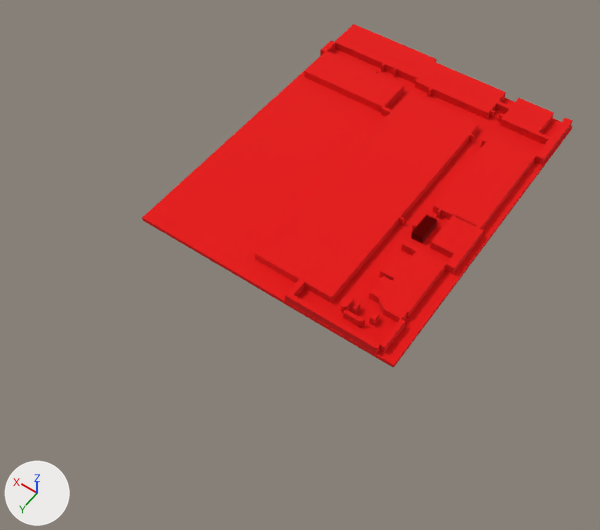
Renders of the glTF model public/models/school_cblock.hitboxes.glb from each side of a commit.
Before and after are seen from a camera (50 mm lens) standing at (-4.9, 152.5, 138.2) and looking at (61.0, 60.3, -6.7). The lights are fixed; the arrows at lower left show +X, +Y and +Z. Where no turn or scale is listed for an object, it has been applied to the vertices. Vertices at the same position are counted once.

Before the edit, the objects in view are built like this:
```python
me_cube_051 = bpy.data.meshes.new('Cube.051')
me_cube_051.from_pydata(...)  # a box spanning x 29.0..94.0, y -8.4..74.0, z -1.0..0.0
me_cube_051.materials.append(mat_hbmat_c)  # red #e70200
me_cube_202 = bpy.data.meshes.new('Cube.202')
me_cube_202.from_pydata(...)  # a box spanning x 47.1..66.5, y 5.9..68.9, z 0.0..2.0
me_cube_202.materials.append(mat_hbmat_c)  # red #e70200
me_cube_206 = bpy.data.meshes.new('Cube.206')
me_cube_206.from_pydata(...)  # a box spanning x 69.0..92.5, y 4.3..14.3, z 0.0..2.0
me_cube_206.materials.append(mat_hbmat_c)  # red #e70200
ob_c_ground_hitbox_invisible_004 = bpy.data.objects.new('c_ground_hitbox_invisible.004', me_cube_202)
ob_c_ground_hitbox_invisible_004.location = (0.0, 0.0, 0.0)
ob_c_ground_hitbox_invisible_008 = bpy.data.objects.new('c_ground_hitbox_invisible.008', me_cube_206)
ob_c_ground_hitbox_invisible_008.location = (0.0, 0.0, 0.0)
ob_c_groundfloor_floor_invisible = bpy.data.objects.new('c_groundfloor_floor_invisible', me_cube_051)
ob_c_groundfloor_floor_invisible.location = (0.0, 0.0, 0.0)
# also in view: 'c_ground_hitbox_invisible.005' at (57.3, -3.3, 1.0); 'c_ground_hitbox_invisible.006' at (80.2, -4.6, 1.0); 'c_ground_hitbox_invisible.019' at (44.1, 73.4, 1.0); 'c_ground_hitbox_invisible.002' at (38.9, -3.3, 1.0); 'c_ground_hitbox_invisible.016' at (35.2, 39.8, 1.0)
```
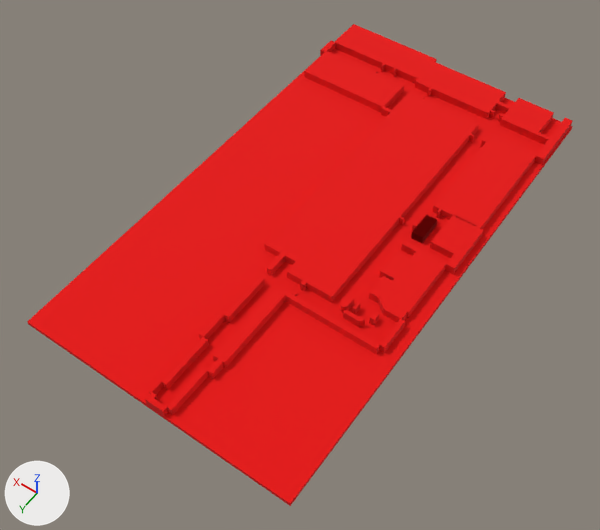
Where the newer file only moved an object's origin or applied its transform, the numbers keep the older frame.

Boxes [x1, y1, x2, y2] around the edits, measured in the pictures (600 x 530 px):
'c_groundfloor_floor_invisible', mesh rescaled (27% wider, 43% taller): before [142, 49, 573, 368]; after [27, 49, 573, 506]
'c_ground_hitbox_invisible.073', added (red): after [213, 289, 288, 368]
'c_ground_hitbox_invisible.067', added (red): after [162, 337, 209, 390]
'c_ground_hitbox_invisible.072', added (red): after [166, 366, 208, 415]
'c_ground_hitbox_invisible.066', added (red): after [224, 276, 265, 323]
'c_ground_hitbox_invisible.068', added: after [199, 312, 225, 339]
'c_ground_hitbox_invisible.064', added: after [267, 253, 285, 276]
'c_ground_hitbox_invisible.074', added: after [207, 359, 223, 379]
'c_ground_hitbox_invisible.071', added: after [150, 398, 168, 416]
'c_ground_hitbox_invisible.069', added: after [149, 380, 163, 394]
'c_ground_hitbox_invisible.070', added: after [145, 392, 158, 407]

Edits to the bpy script that builds the scene:
```text
Change me_cube_051:
    where me_cube_051.from_pydata(...)  # 8 vertices, 12 faces; spans x 29.0..94.0, y -8.4..74.0, z -1.0..0.0
    me_cube_051 part 1: the whole mesh is scaled about its middle by (1, 1.41, 1), then moved by (0.0, 17.0, 0.0)
Add me_cube_228:
    me_cube_228.from_pydata([(55.0, 93.4, 0.0), (55.0, 93.4, 2.0), (57.9, 93.4, 0.0), (57.9, 93.4, 2.0), (55.0, 72.8, 0.0), (55.0, 72.8, 2.0), (57.9, 74.6, 0.0), (57.9, 74.6, 2.0), (56.2, 72.8, 0.0), (56.2, 72.8, 2.0)], [], [(0, 2, 6), (6, 8, 4), (6, 4, 0), (2, 3, 7), (2, 7, 6), (8, 9, 5), (8, 5, 4), (4, 5, 1), (4, 1, 0), (9, 7, 3), (3, 1, 5), (3, 5, 9), (6, 7, 9), (6, 9, 8), (0, 1, 3), (0, 3, 2)])
    me_cube_228.materials.append(mat_hbmat_c)  # red #e70200
Add ob_c_ground_hitbox_invisible_074:
    ob_c_ground_hitbox_invisible_074 = bpy.data.objects.new('c_ground_hitbox_invisible.074', me_cube_229)  # a box spanning x 55.4..56.6, y 93.41..96.6, z 0.0..2.0; in mat_hbmat_c (red #e70200)
    ob_c_ground_hitbox_invisible_074.location = (0.0, 0.0, 0.0)
Add ob_c_ground_hitbox_invisible_073:
    ob_c_ground_hitbox_invisible_073 = bpy.data.objects.new('c_ground_hitbox_invisible.073', me_cube_228)
    ob_c_ground_hitbox_invisible_073.location = (0.0, 0.0, 0.0)
Add ob_c_ground_hitbox_invisible_072:
    ob_c_ground_hitbox_invisible_072 = bpy.data.objects.new('c_ground_hitbox_invisible.072', me_cube_227)  # a box spanning x 56.6..57.9, y 96.41..106.9, z 0.0..2.0; in mat_hbmat_c (red #e70200)
    ob_c_ground_hitbox_invisible_072.location = (0.0, 0.0, 0.0)
Add ob_c_ground_hitbox_invisible_071:
    ob_c_ground_hitbox_invisible_071 = bpy.data.objects.new('c_ground_hitbox_invisible.071', me_cube_226)  # a box spanning x 57.7..60.9, y 106.91..108.0, z 0.0..2.0; in mat_hbmat_c (red #e70200)
    ob_c_ground_hitbox_invisible_071.location = (0.0, 0.0, 0.0)
Add ob_c_ground_hitbox_invisible_070:
    ob_c_ground_hitbox_invisible_070 = bpy.data.objects.new('c_ground_hitbox_invisible.070', me_cube_225)  # a box spanning x 60.9..62.0, y 106.11..108.0, z 0.0..2.0; in mat_hbmat_c (red #e70200)
    ob_c_ground_hitbox_invisible_070.location = (0.0, 0.0, 0.0)
Add ob_c_ground_hitbox_invisible_069:
    ob_c_ground_hitbox_invisible_069 = bpy.data.objects.new('c_ground_hitbox_invisible.069', me_cube_224)  # a box spanning x 62.0..62.5, y 103.41..106.4, z 0.0..2.0; in mat_hbmat_c (red #e70200)
    ob_c_ground_hitbox_invisible_069.location = (0.0, 0.0, 0.0)
Add ob_c_ground_hitbox_invisible_068:
    ob_c_ground_hitbox_invisible_068 = bpy.data.objects.new('c_ground_hitbox_invisible.068', me_cube_223)  # a box spanning x 62.0..63.2, y 84.71..91.2, z 0.0..2.0; in mat_hbmat_c (red #e70200)
    ob_c_ground_hitbox_invisible_068.location = (0.0, 0.0, 0.0)
Add ob_c_ground_hitbox_invisible_067:
    ob_c_ground_hitbox_invisible_067 = bpy.data.objects.new('c_ground_hitbox_invisible.067', me_cube_222)  # a box spanning x 60.9..62.1, y 91.21..103.4, z 0.0..2.0; in mat_hbmat_c (red #e70200)
    ob_c_ground_hitbox_invisible_067.location = (0.0, 0.0, 0.0)
Add ob_c_ground_hitbox_invisible_066:
    ob_c_ground_hitbox_invisible_066 = bpy.data.objects.new('c_ground_hitbox_invisible.066', me_cube_220)  # a box spanning x 60.9..62.1, y 72.81..84.8, z 0.0..2.0; in mat_hbmat_c (red #e70200)
    ob_c_ground_hitbox_invisible_066.location = (0.0, 0.0, 0.0)
Add ob_c_ground_hitbox_invisible_064:
    ob_c_ground_hitbox_invisible_064 = bpy.data.objects.new('c_ground_hitbox_invisible.064', me_cube_116)  # a box spanning x 61.1..62.3, y 65.61..70.4, z 0.0..2.0; in mat_hbmat_c (red #e70200)
    ob_c_ground_hitbox_invisible_064.location = (0.0, 0.0, 0.0)
```
